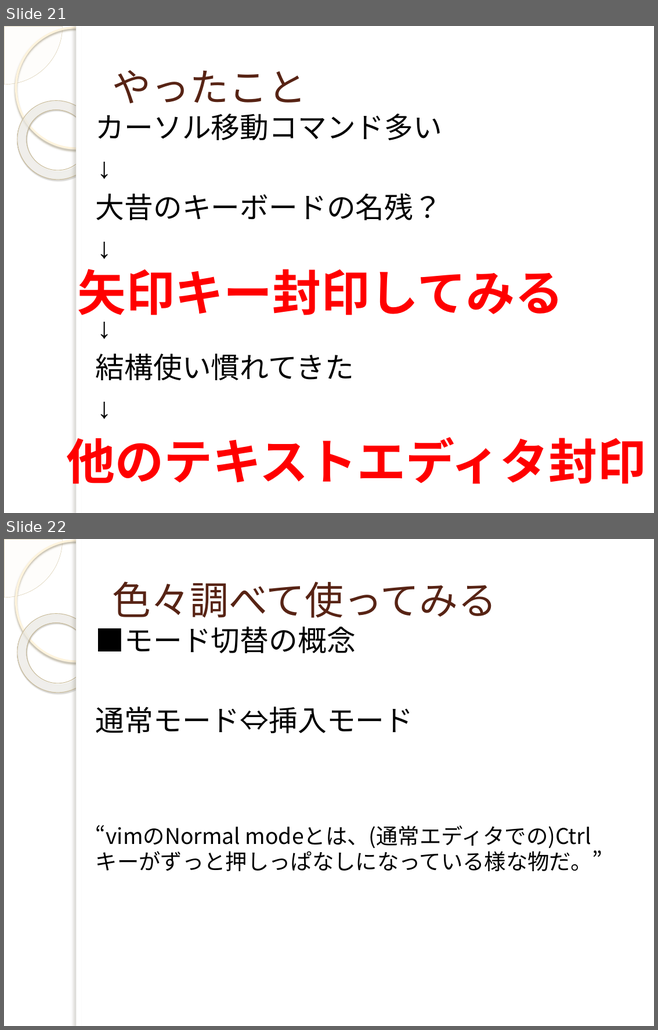
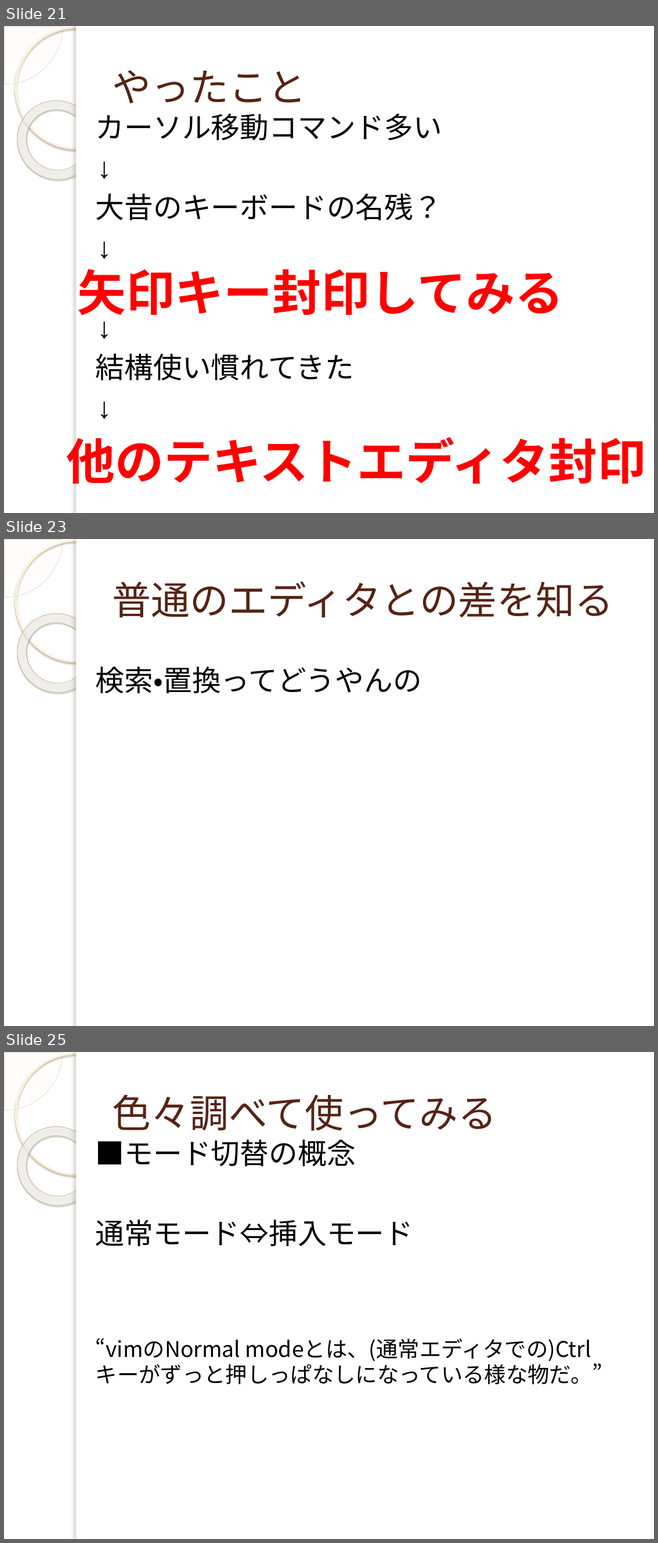
Before and after one commit to yuridonus/FEstudy, a slide deck: vimmer.pptx. Shown one above the other, each under a label of ours: slides 21 and 22 before the commit, slides 21, 23 and 25 after it; the slides between them are not shown. The pictures are 658x1030 and 658x1543 pixels, drawn with LibreOffice and Linux fonts; fonts in the diff are those of the drawing; background and template pictures are left out. Boxes give left, top, right and bottom in pixels: in the first picture for what was removed or moved away, otherwise in the second. Text is boxed around its words. In the diff, an @@ line names an element or a change of style, - is before the commit and + after.

```diff
--- a/vimmer.pptx
+++ b/vimmer.pptx
@@ slide 23 added at [4, 539, 654, 1026], background picture (left out); not listed: 5 template elements that a slide beside it also shows @@
@@ title added at [112, 581, 613, 618], 43 pt, text #572314 @@
+普通のエディタとの差を知る
@@ text added at [96, 667, 422, 693], 32 pt, text #000000 @@
+検索・置換ってどうやんの
@@ what was slide 22 is now slide 25 @@
```
Also in this commit, not shown: 2 other slides added.
